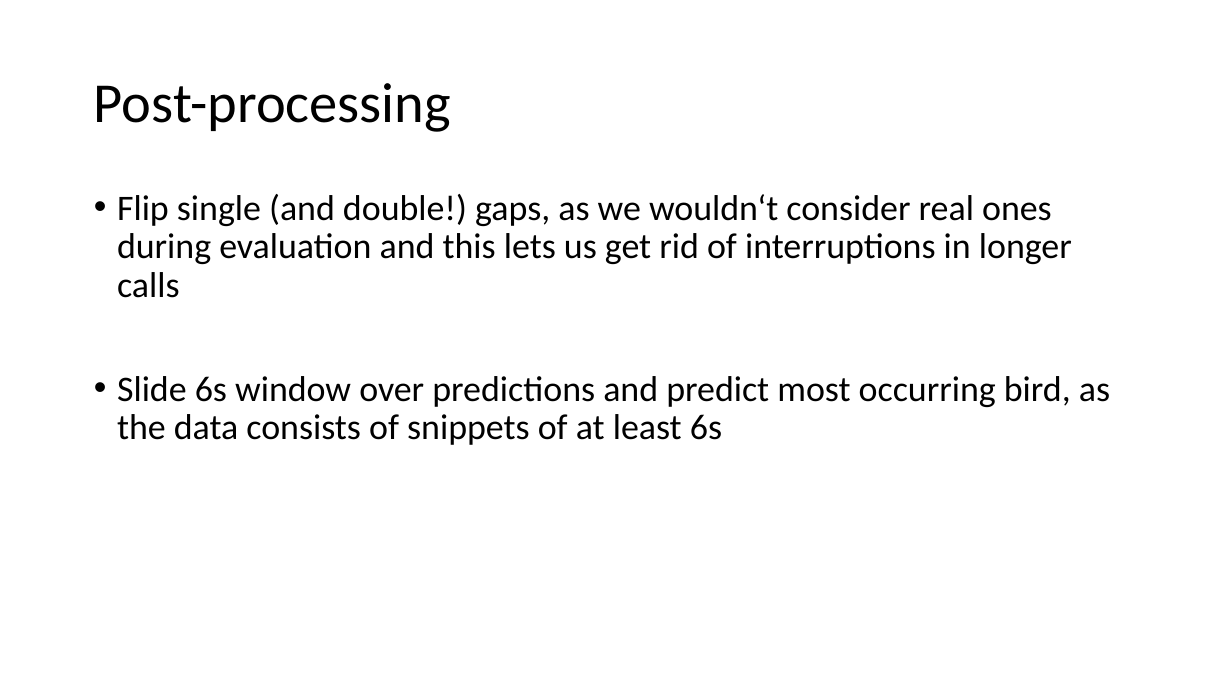
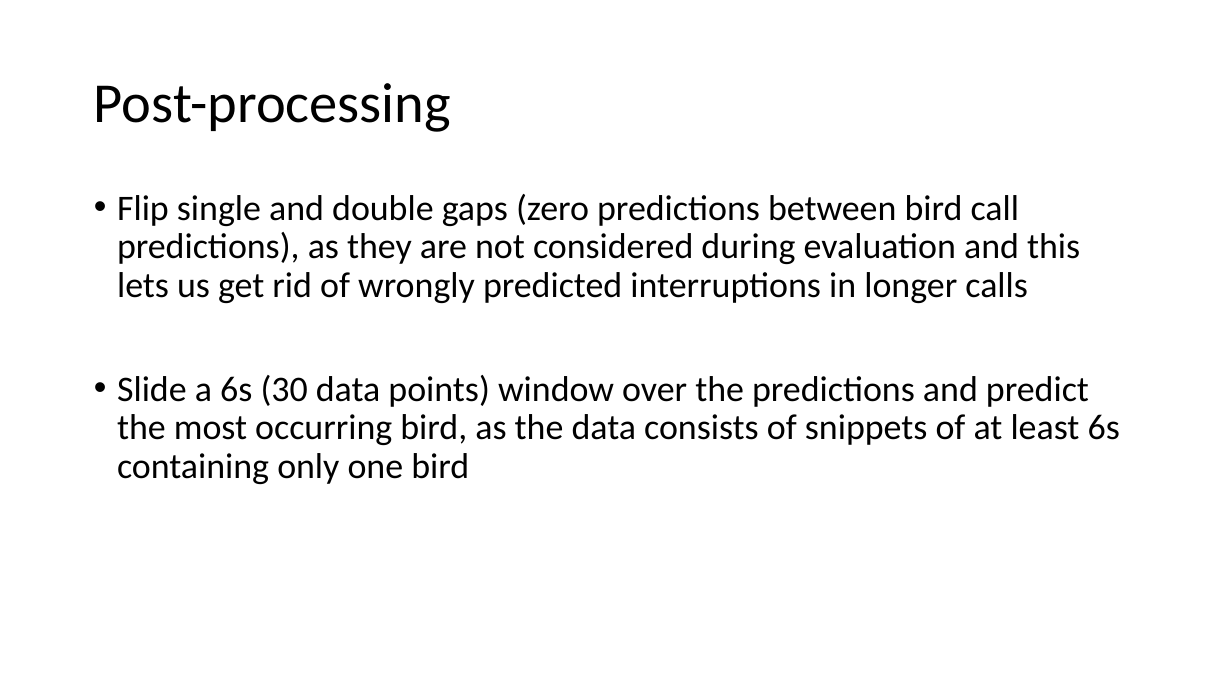
Before and after one commit to sandroassek/SS23_UE_MLPC, a slide deck: slide 5 of Challenge Presentation.odp. Drawn at 1232x693 pixels with LibreOffice and Linux fonts; fonts in the diff are those of the drawing. Boxes give left, top, right and bottom in pixels: in the first picture for what was removed or moved away, otherwise in the second. Text is boxed around its words. In the diff, an @@ line names an element or a change of style, - is before the commit and + after.

```diff
--- a/Challenge Presentation.odp
+++ b/Challenge Presentation.odp
@@ text at <box>117,194,1120,484</box>: text changed @@
-• Flip single (and double!) gaps, as we wouldn‘t consider real ones during evaluation and this lets us get rid of interruptions in longer calls
-• Slide 6s window over predictions and predict most occurring bird, as the data consists of snippets of at least 6s
+• Flip single and double gaps (zero predictions between bird call predictions), as they are not considered during evaluation and this lets us get rid of wrongly predicted interruptions in longer calls
+• Slide a 6s (30 data points) window over the predictions and predict the most occurring bird, as the data consists of snippets of at least 6s containing only one bird
```
Also in this commit, not shown: 2 other slides changed, 3 slides added, 2 slides removed.
